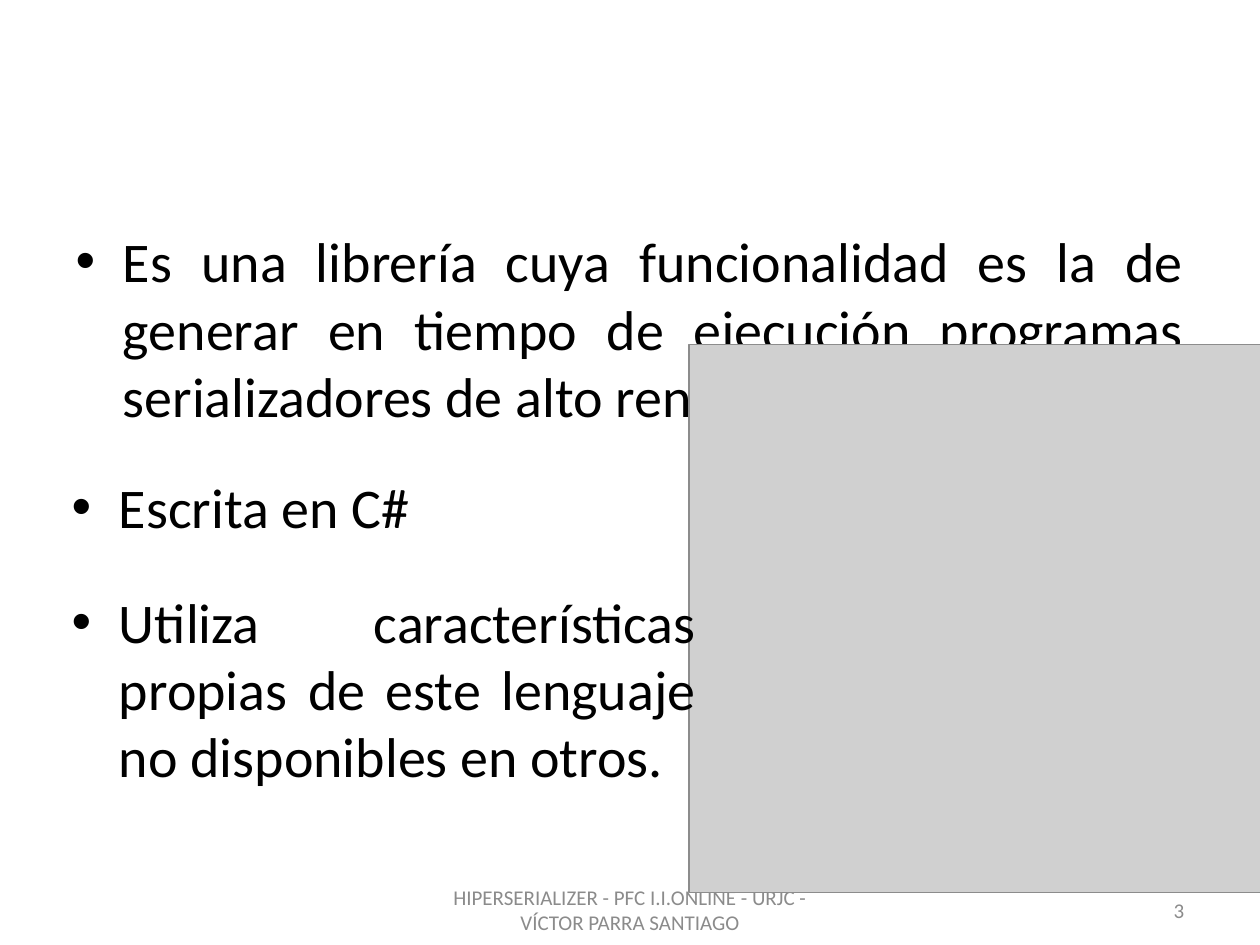
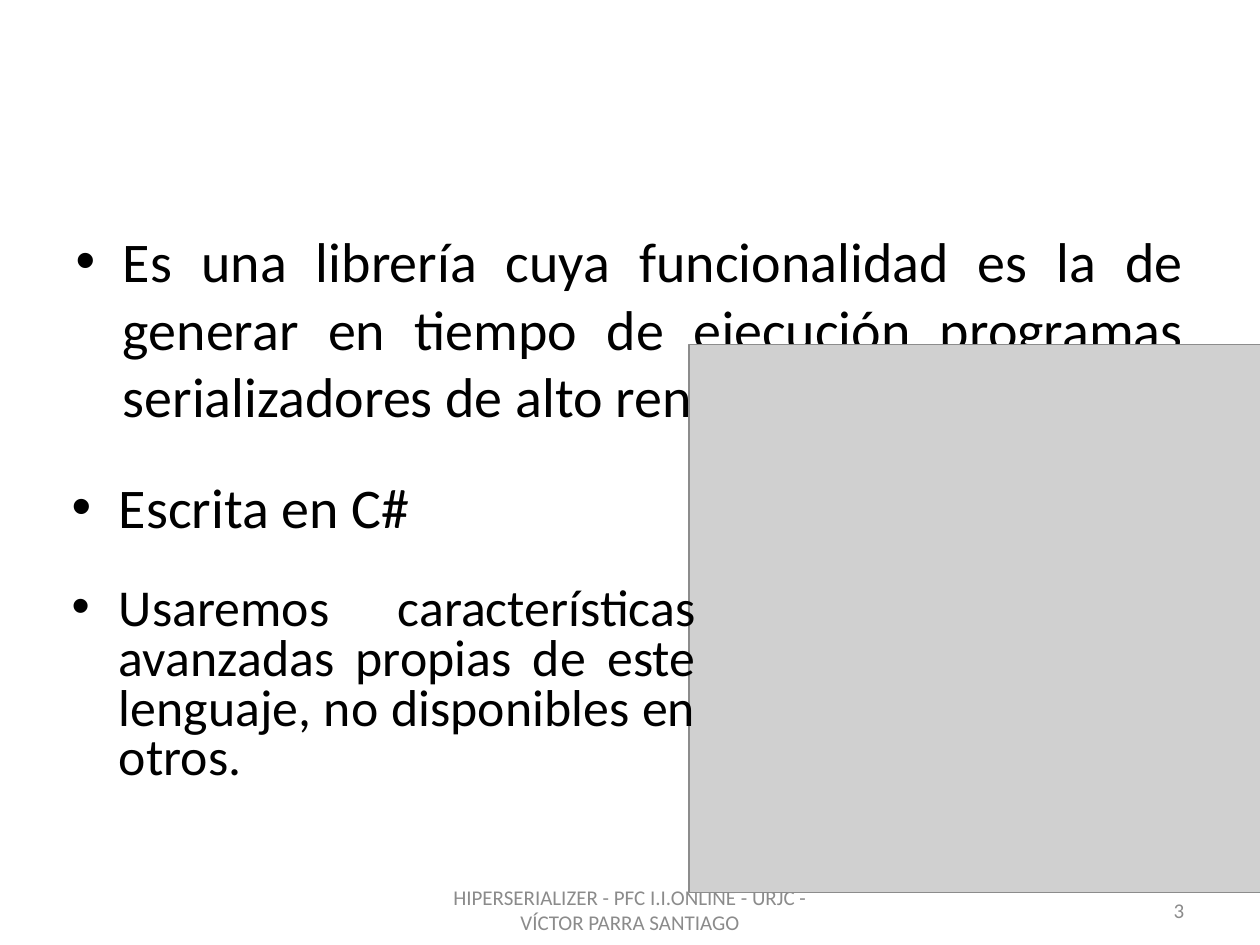
Before and after one commit to vitiparra/ProyectoFinDeCarrera, a slide deck: slide 3 of Memoria/PFC HiperSerializer OK.pptx. Drawn at 1260x945 pixels with LibreOffice and Linux fonts; fonts in the diff are those of the drawing; grey boxes stand for pictures; background and template pictures are left out. Boxes give left, top, right and bottom in pixels: in the first picture for what was removed or moved away, otherwise in the second. Text is boxed around its words. In the diff, an @@ line names an element or a change of style, - is before the commit and + after.

```diff
--- a/Memoria/PFC HiperSerializer OK.pptx
+++ b/Memoria/PFC HiperSerializer OK.pptx
@@ text at (x1=119, y1=584, x2=696, y2=776): text changed; size 32 to 29.6 pt @@
-• Utiliza características propias de este lenguaje no disponibles en otros.
+• Usaremos características avanzadas propias de este lenguaje, no disponibles en otros.
```
Also in this commit, not shown: 16 other slides changed, 1 slide added, 45 slides removed, 1 other file.
